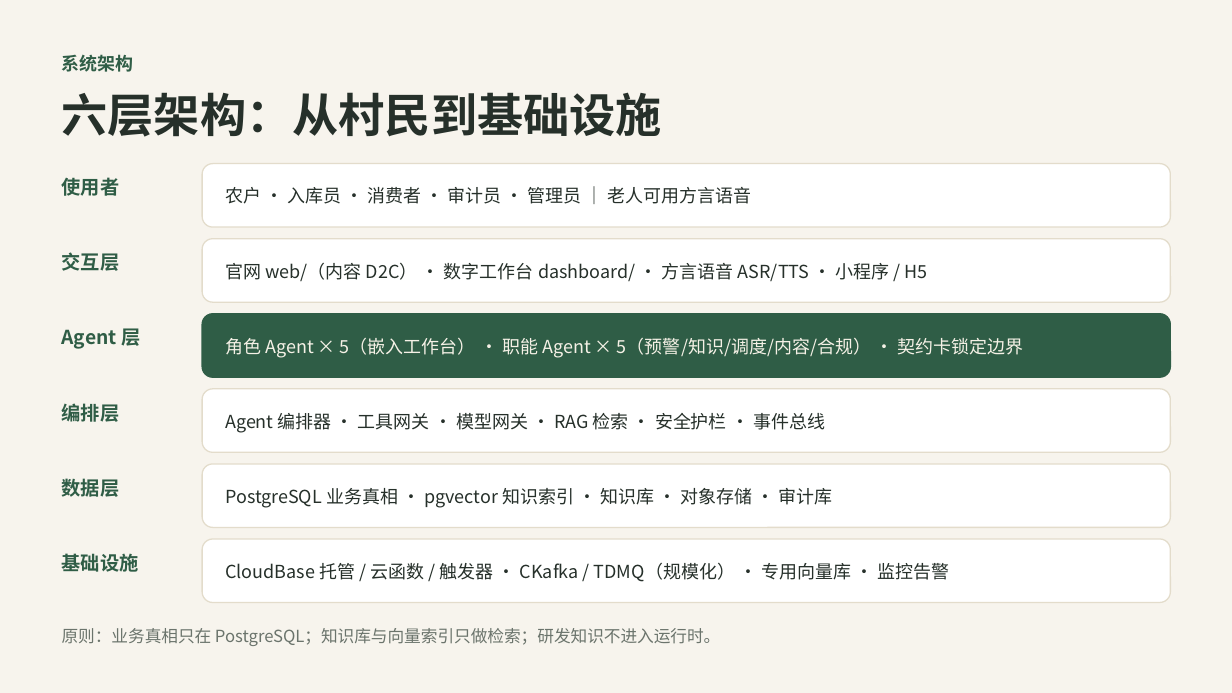
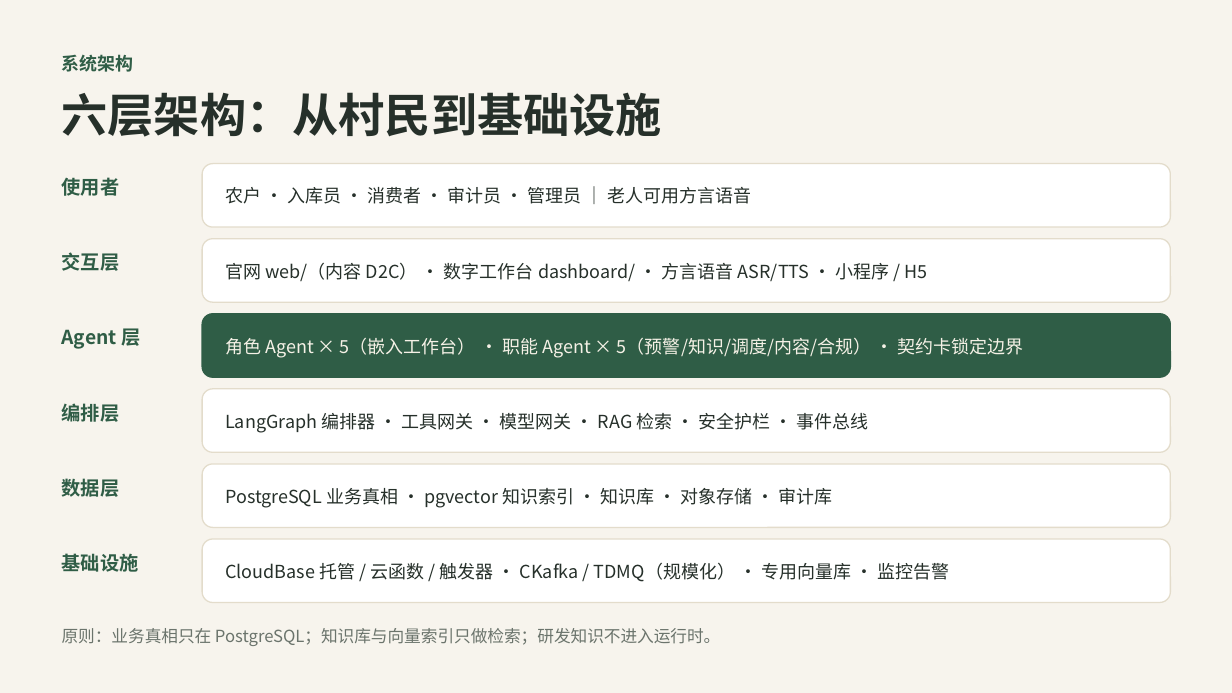
Before and after one commit to jackuboot/xinglonggou-village, a slide deck: slide 5 of docs/blueprint/兴隆沟村智能系统蓝图汇报.pptx. Drawn at 1232x693 pixels with LibreOffice and Linux fonts; fonts in the diff are those of the drawing. Boxes give left, top, right and bottom in pixels: in the first picture for what was removed or moved away, otherwise in the second. Text is boxed around its words. In the diff, an @@ line names an element or a change of style, - is before the commit and + after.

Commit message:
docs(architecture): 采用 LangGraph 1.x 作为 Agent 编排运行时（ADR-007）

```diff
--- a/docs/blueprint/兴隆沟村智能系统蓝图汇报.pptx
+++ b/docs/blueprint/兴隆沟村智能系统蓝图汇报.pptx
@@ text at (225,413,869,433): text changed @@
-Agent 编排器 · 工具网关 · 模型网关 · RAG 检索 · 安全护栏 · 事件总线
+LangGraph 编排器 · 工具网关 · 模型网关 · RAG 检索 · 安全护栏 · 事件总线
```
Also in this commit, not shown: 3 other files.
